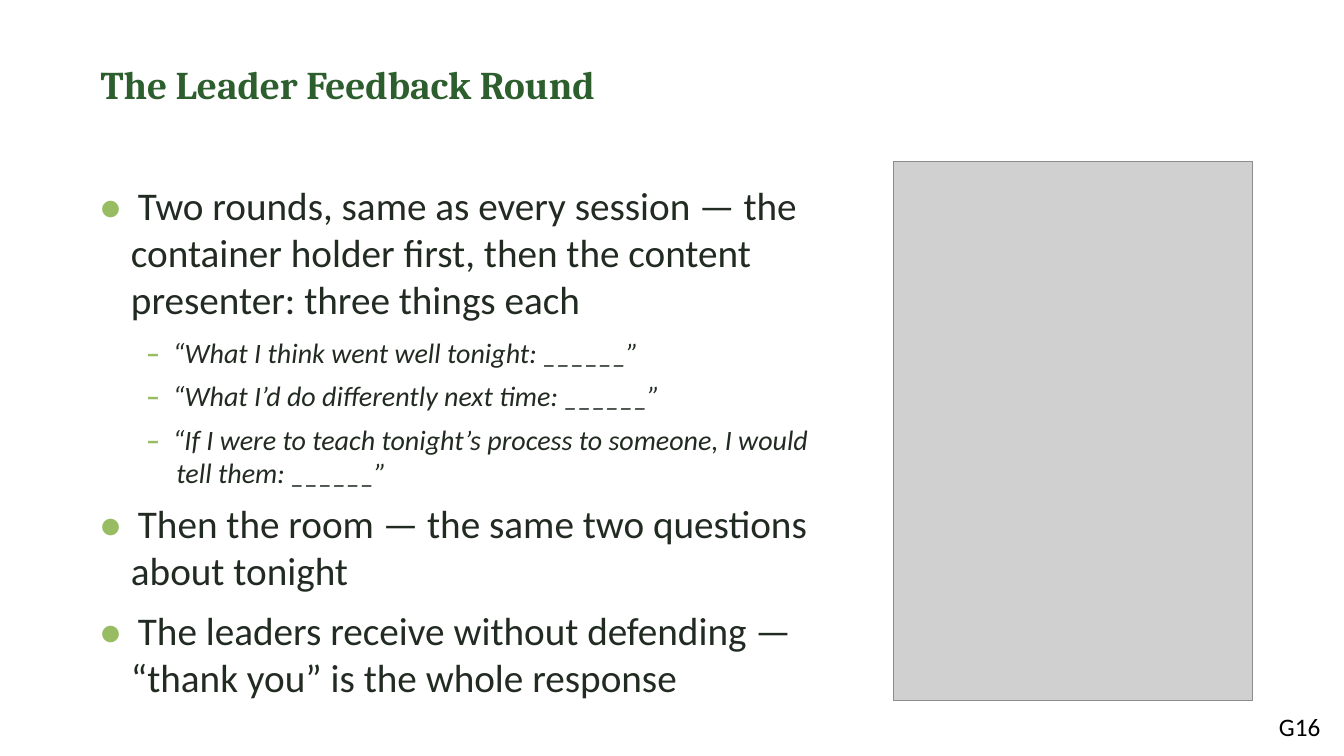
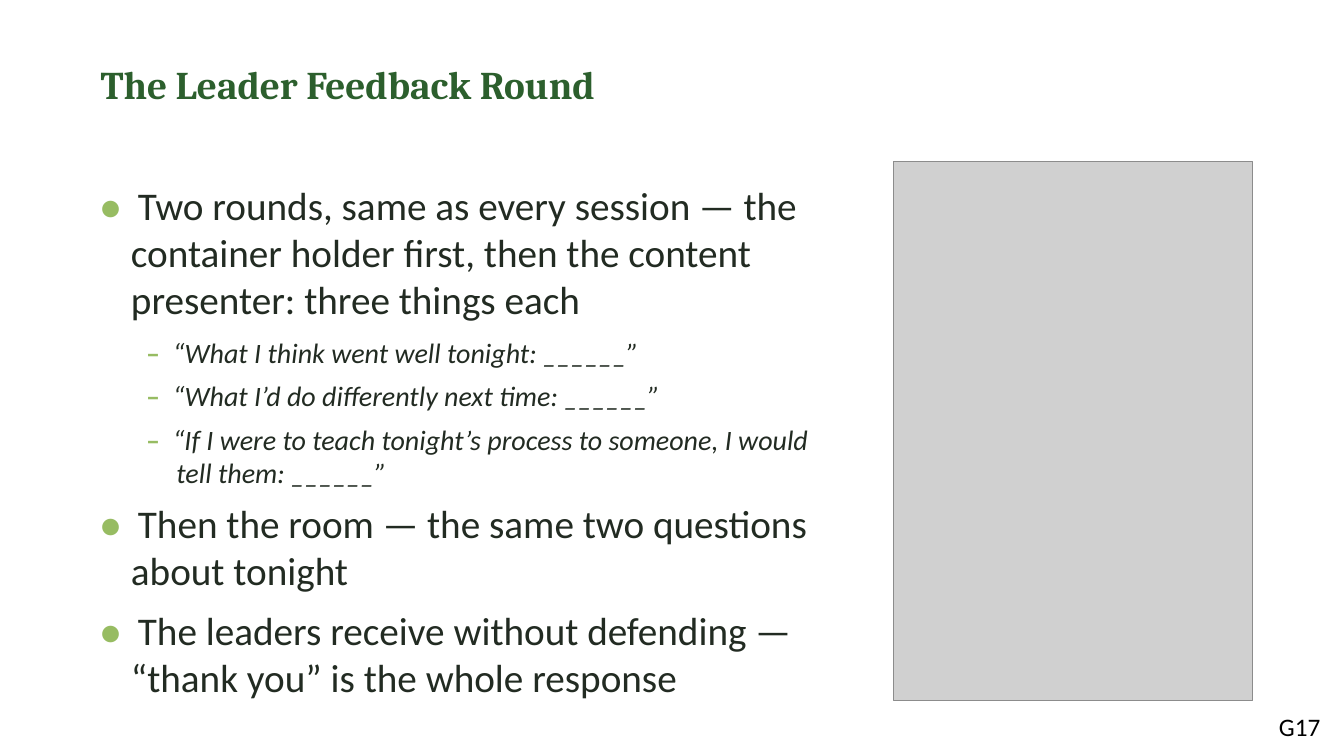
Before and after one commit to jgtittle-ministries/fellowship-of-the-heart-pilot-at-cca-dev, a slide deck: slide 17 of _implementation-notes/evening-series/FotH Evening Session 9-10 Combined Slides DRAFT v1.pptx (slide 16 before the commit). Drawn at 1344x756 pixels with LibreOffice and Linux fonts; fonts in the diff are those of the drawing; grey boxes stand for pictures. Boxes give left, top, right and bottom in pixels: in the first picture for what was removed or moved away, otherwise in the second. Text is boxed around its words. In the diff, an @@ line names an element or a change of style, - is before the commit and + after.

```diff
--- a/_implementation-notes/evening-series/FotH Evening Session 9-10 Combined Slides DRAFT v1.pptx
+++ b/_implementation-notes/evening-series/FotH Evening Session 9-10 Combined Slides DRAFT v1.pptx
@@ text at [1279, 719, 1320, 736]: text changed @@
-G16
+G17
```
Also in this commit, not shown: 8 other slides changed, 1 slide added, 7 other files.
